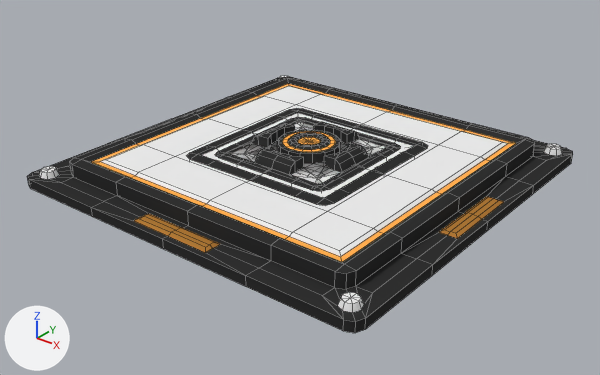
Two versions of the Blender file Assets/Mesh/button/button_ex.blend, one commit apart.
Both versions are drawn from a 50 mm camera at (2.373, -3.039, 1.78) aimed at (0.062, -0.149, -0.012). Lighting does not change. The marker at lower left points along +X, +Y and +Z. Mesh edges are drawn as thin lines.

Script lines for the objects in view, before the commit:
```python
ob_button_base = bpy.data.objects.new('button_base', me_plane)
ob_button_base.location = (0.0, 0.0, 0.0)
ob_button_plate = bpy.data.objects.new('button_plate', me_plane_001)
ob_button_plate.location = (0.0, 0.0, 0.0)
ob_button_plate_s = bpy.data.objects.new('button_plate_S', me_plane_003)
ob_button_plate_s.location = (0.0, 0.0, 0.0)
# also in view: 'button_laserdispenser' at (0.0, 0.0, 0.09)
```
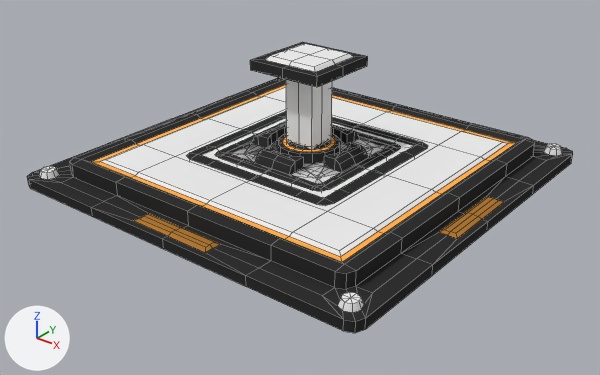
Pixel boxes [x1, y1, x2, y2] of what changed, in the pictures (600 x 375 px):
'item_holder_standard', added: after [250, 42, 368, 150]
    faces in mat_universal_furniture_metal_01b (white #eeeeee): [264, 44, 354, 150]
    faces in mat_universal_furniture_metal_01a (black #313131): [250, 42, 368, 87]

The change, as a diff of the scene's bpy script:
```diff
--- a/Assets/Mesh/button/button_ex.blend.py
+++ b/Assets/Mesh/button/button_ex.blend.py
@@ me_cube @@
+me_cube.from_pydata(...)  # 65 vertices, 60 faces; spans x -0.2..0.2, y -0.2..0.2, z 0.0..0.617
+# faces by material slot: [40, 20]
+me_cube.materials.append(mat_universal_furniture_metal_01a)  # black #313131
+me_cube.materials.append(mat_universal_furniture_metal_01b)  # white #eeeeee
@@ ob_item_holder_standard @@
+ob_item_holder_standard = bpy.data.objects.new('item_holder_standard', me_cube)
+ob_item_holder_standard.location = (0.0, 0.0, 0.0)
```
